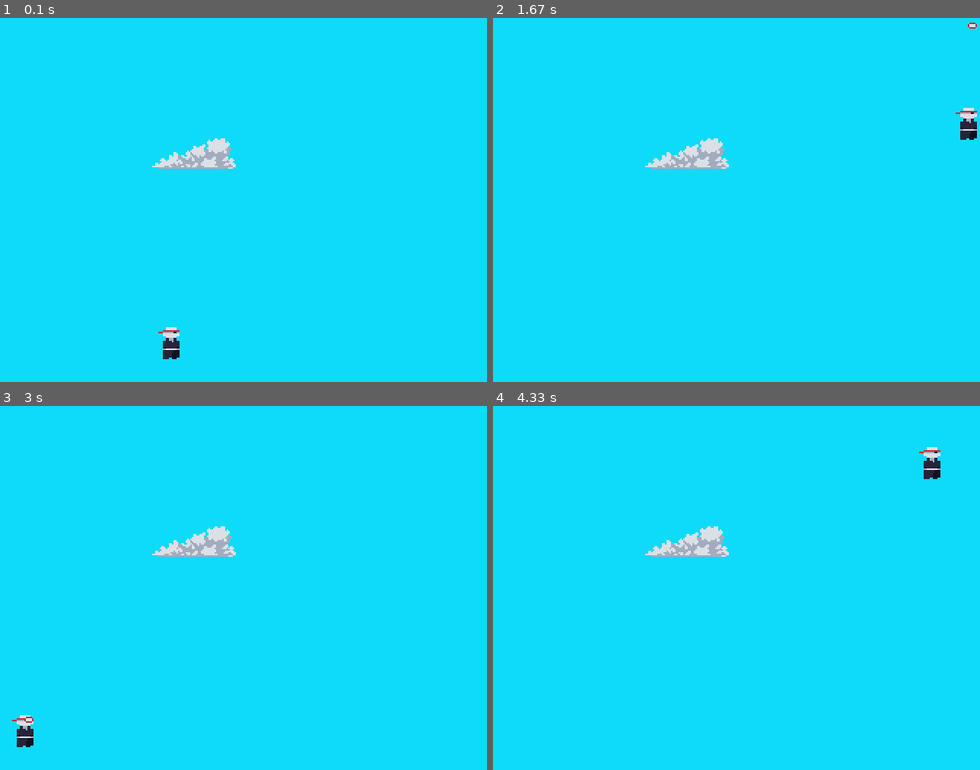
Above: before the commit, frames 1-4 (two rows, left to right).
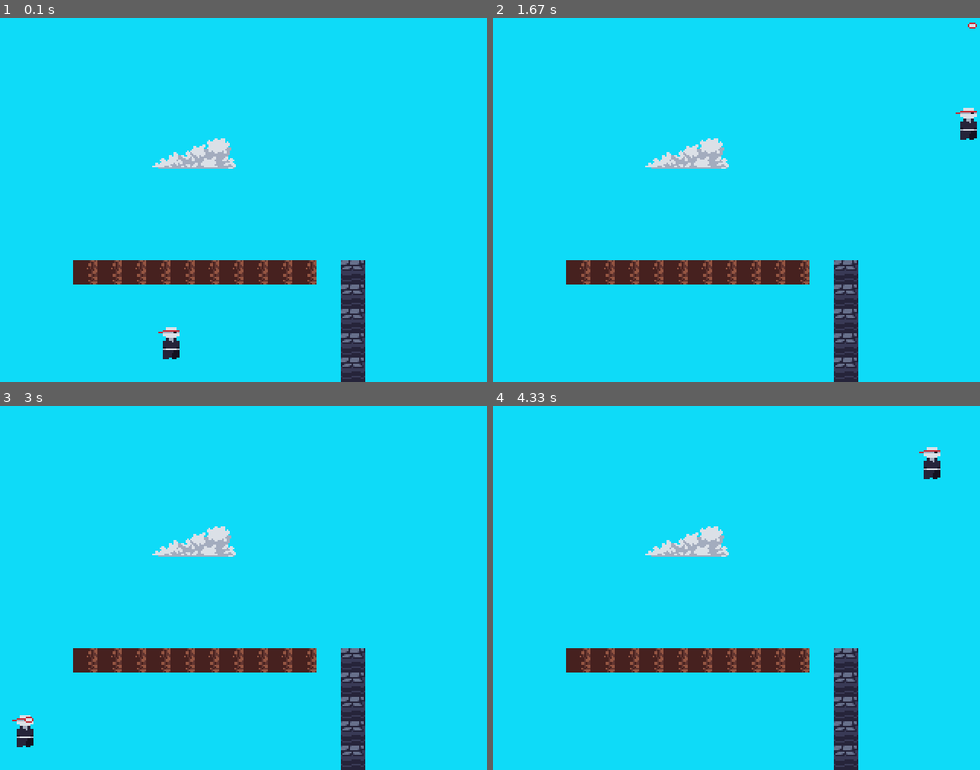
Above: after the commit, the same moments.

Repository: luksquitos/pygame-platformer
Game: pygame game, started from main.py
The game is run twice, just before and just after one commit, with the same random seed, the same clock (stepped at 60 frames per second) and the same inputs.
Inputs:
- Up to frame 1 (0.1 s): no input
- Up to frame 2 (1.67 s): tap Space at 0.33, 0.73, 1.03, 1.23, 1.57 s; hold D 0.67-1.13 s; hold W 1.17-1.47 s; hold D from 1.5 s (still down)
- Up to frame 3 (3 s): tap Space at 1.87, 2.07, 2.37, 2.63, 2.97 s; release D at 1.97 s; hold A 2-2.53 s; hold S 2.57-2.87 s; hold A from 2.9 s (still down)
- Up to frame 4 (4.33 s): tap Space at 3.27, 3.4, 3.8, 4.1 s; release A at 3.3 s; hold W 3.33-3.7 s; hold D from 3.73 s (still down)

The runs differ from the first frame. In frame 1, 5.0% of the frame differs, in the area x 15-75%, y 66-100%; in frame 2, 5.0%; in frame 3, 5.0%; in frame 4, 5.0%.

Commit message:
feat: creating a static object map with tiles
refact: Object class to receive a existing Surface

Diff:
--- a/game.py
+++ b/game.py
@@ -4,7 +4,7 @@
 from typing import List
 from objects import Object
 from player import Player, Enemy
-from tile import Cloud
+from tile import Cloud, TileMap
 
 
 class Game:
@@ -19,13 +19,14 @@
         )
         self.objs_in_memory: List[Object] = []
         self.clock = pg.time.Clock()
+        self.tilemap = TileMap()
+        self.objs_in_memory += self.tilemap.tilemap_objects
+        # self.objs_in_memory = self.tilemap.tilemap_objects
 
     def run(self):
         self.objs_in_memory.append(Cloud(100, 80))
+        # self.objs_in_memory.append(TileMap())
         self.objs_in_memory.append(Player(x_pos=100, y_pos=200, size=(25, 25)))
-        from core.images import load_images
-
-        print(load_images("entities/player/idle/"))
 
         while True:
 
@@ -33,6 +34,7 @@
             # print("Quantidade de objetos na memória ", len(self.objs_in_memory))
 
             # self.generate_enemies()
+            # self.tilemap.update(self.display, self.objects_update)
 
             self.objects_update()
 
--- a/objects.py
+++ b/objects.py
@@ -14,13 +14,22 @@
         self,
         x_pos: int,
         y_pos: int,
+        surface: Optional[pg.Surface] = None,
         size: Optional[Tuple[int, int]] = None
         # size: Tuple[int, int] | None = None
     ) -> None:
-        assert self.frame_path, f"frame path not provided for {self.__class__.__name__}"
-        assert self.slug, f"slug not provided for {self.__class__.__name__}"
 
-        self.frame = load_image(self.frame_path, size)
+        print(self.__class__)
+
+        if not self.frame_path and not surface:
+            raise ValueError("Must provide 'frame_path' or existing'surface'")
+
+        # assert self.slug, f"slug not provided for {self.__class__.__name__}"
+
+        self.frame = surface or load_image(self.frame_path, size)
+        print(self.frame)
+
+        #print(self.frame, " para ", self.__class__.__name__)
 
         self.x_pos = x_pos
         self.y_pos = y_pos
@@ -72,8 +81,8 @@
 class MovingObject(Object):
     velocity = None
 
-    def __init__(self, x_pos, y_pos, size = None):
-        super().__init__(x_pos, y_pos, size)
+    def __init__(self, x_pos, y_pos, surface=None, size = None):
+        super().__init__(x_pos, y_pos, surface, size)
         assert self.velocity, f"Must provide velocity to {self.__class__.__name__}"
 
     def update(self, screen, objs_in_memory):
--- a/tile.py
+++ b/tile.py
@@ -1,5 +1,74 @@
+import pygame as pg
 import slugs
 from objects import StaticObject
+from core.images import load_images
+from objects import StaticObject
+from typing import List
+
+# Maneira convencional
+# [
+#     [0, 0, 0, 0, 0],
+#     [0, 1, 1, 1, 0],
+#     [0, 1, 1, 1, 0],
+#     [1, 1, 1, 1, 1],
+# ]
+
+
+class TileMap:
+    def __init__(self, tile_size=16):
+        """
+        # TileMap
+        Usado para carregar mapas e gerar mapas para testes.
+
+        ## Parameters
+        - tile_size:
+        - tilemap: É mais vantajoso de trabalhar com física usando essa abordagem
+        porque com a forma mais mais convencional, não teria muita liberdade
+        de popular as partes em branco.
+        Desenhos do 'objetos' baseado em sua localização no mapa e qual imagem
+        será colocada no lugar. No data temos alguns mapas
+        - offgrid_tiles: 'Objetos' que ficarão no espaço ao redor.
+
+
+        """
+        self.tile_size = tile_size
+        self.tilemap = {}
+        self.offgrid_tiles = [] #
+        self.assets = {
+            "grass": load_images("tiles/grass/"),
+            "stone": load_images("tiles/stone/"),
+        }
+        self.tilemap_objects: List[StaticObject] = []
+
+        self.generate_map()
+        self.create_tile_objects()
+
+    def create_tile_objects(self):
+        for tiles in self.tilemap.values():
+            surface = self.assets[tiles["type"]][tiles["variant"]]
+            position = (
+                tiles["pos"][0] * self.tile_size, # without the * was going be inside others.
+                tiles["pos"][1] * self.tile_size
+            )
+
+            self.tilemap_objects.append(StaticObject(position[0], position[1], surface))
+
+
+    def generate_map(self):
+        for i in range(10):
+            self.tilemap[f"{3 + i};10"] = {
+                "type": "grass",
+                "variant": 3,
+                "pos": (3 + i, 10)
+            }
+        for i in range(10):
+            self.tilemap[f"14;{10 + i}"] = {
+                "type": "stone",
+                "variant": 1,
+                "pos": (14, 10 + i)
+            }
+
+        return None
 
 
 class Cloud(StaticObject):
